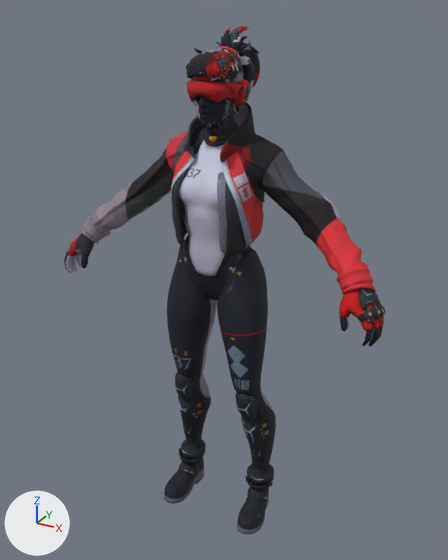
What one commit did to the glTF model assets/imported/f_versa_a.glb.
Both versions are drawn from a camera (50 mm lens) standing at (0.996, -1.792, 1.903) and looking at (-0.006, 0.03, 0.992). Lighting does not change. The marker at lower left points along +X, +Y and +Z. The older version comes first. Where no turn or scale is listed for an object, it has been applied to the vertices. Vertices at exactly the same position are counted once.

The scene before the commit, as lines of its bpy script (objects in view):
```python
me_f_med_cyber_scavenger_lod0_md = bpy.data.meshes.new('F_MED_Cyber_Scavenger_LOD0.md')
me_f_med_cyber_scavenger_lod0_md.from_pydata(...)  # 17777 vertices, 35148 faces; spans x -0.61..0.61, y -0.13..0.2, z 0.0..1.85
me_f_med_cyber_scavenger_lod0_md.materials.append(mat_f_med_cyber_scavenger_body_portable_0)
me_f_med_cyber_scavenger_lod0_md_001 = bpy.data.meshes.new('F_MED_Cyber_Scavenger_LOD0.md.001')
me_f_med_cyber_scavenger_lod0_md_001.from_pydata(...)  # 836 vertices, 1668 faces; spans x -0.099..0.099, y -0.093..0.065, z 1.616..1.701
me_f_med_cyber_scavenger_lod0_md_001.materials.append(mat_f_med_cyber_scavenger_faceacc_portable_0)
ob_f_med_cyber_scavenger_lod0_mo = bpy.data.objects.new('F_MED_Cyber_Scavenger_LOD0.mo', me_f_med_cyber_scavenger_lod0_md)
ob_f_med_cyber_scavenger_lod0_mo.location = (-0.001, -0.036, 0.001)
ob_f_med_cyber_scavenger_lod0_mo_001 = bpy.data.objects.new('F_MED_Cyber_Scavenger_LOD0.mo.001', me_f_med_cyber_scavenger_lod0_md_001)
ob_f_med_cyber_scavenger_lod0_mo_001.location = (-0.001, -0.036, 0.001)
```
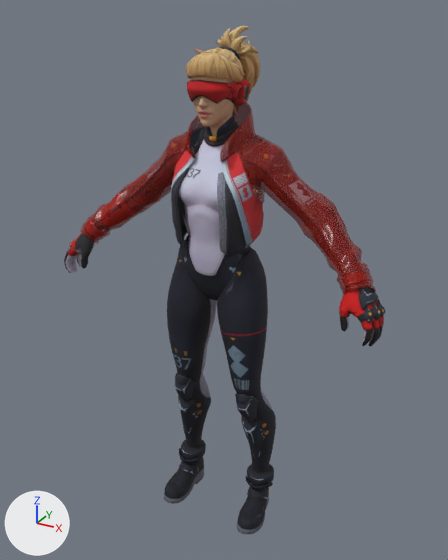
Diff of the bpy script that builds the scene:
```diff
--- a/assets/imported/f_versa_a.glb.py
+++ b/assets/imported/f_versa_a.glb.py
@@ img_runtime_t_f_med_sheath_alter_ego_m_head_n_png_gl @@
+img_runtime_t_f_med_sheath_alter_ego_m_head_n_png_gl = load_image('runtime_T_F_MED_Sheath_Alter_Ego_M_head_N_png_gl', '_unpacked/runtime_T_F_MED_Sheath_Alter_Ego_M_head_N_png_gl', 768, 768, 'Non-Color')
@@ img_runtime_t_f_med_sheath_alter_ego_m_head_d_png @@
+img_runtime_t_f_med_sheath_alter_ego_m_head_d_png = load_image('runtime_T_F_MED_Sheath_Alter_Ego_M_head_D_png', '_unpacked/runtime_T_F_MED_Sheath_Alter_Ego_M_head_D_png', 1024, 1024, 'sRGB')
@@ img_runtime_t_f_med_cyber_scavenger_body_n_png_gl @@
+img_runtime_t_f_med_cyber_scavenger_body_n_png_gl = load_image('runtime_T_F_MED_Cyber_Scavenger_Body_N_png_gl', '_unpacked/runtime_T_F_MED_Cyber_Scavenger_Body_N_png_gl', 768, 768, 'Non-Color')
@@ mat_f_med_commando_head_sheath_alter_ego_portable_0 @@
+mat_f_med_commando_head_sheath_alter_ego_portable_0 = bpy.data.materials.new('F_MED_Commando_Head_Sheath_Alter_Ego_portable_0')
+# uses the picture img_runtime_t_f_med_sheath_alter_ego_m_head_d_png
+# uses the picture img_runtime_t_f_med_sheath_alter_ego_m_head_n_png_gl
@@ mat_f_med_fishbowl_glass_inst_portable_0 @@
+mat_f_med_fishbowl_glass_inst_portable_0 = bpy.data.materials.new('F_MED_Fishbowl_Glass_Inst_portable_0')
+# colours: red #961800, mixed with the vertex colours
+# uses the picture img_runtime_t_f_med_cyber_scavenger_body_n_png_gl
@@ me_f_med_cyber_scavenger_lod0_md @@
 me_f_med_cyber_scavenger_lod0_md.from_pydata(...)  # 17777 vertices, 35148 faces; spans x -0.61..0.61, y -0.13..0.2, z 0.0..1.85
 # used by ob_f_med_cyber_scavenger_lod0_mo; location = (-0.001, -0.036, 0.001)
+# me_f_med_cyber_scavenger_lod0_md part 1: 7291 faces spanning x -0.57..0.57, y -0.09..0.15, z 1.07..1.62 switch from mat_f_med_cyber_scavenger_body_portable_0 to mat_f_med_fishbowl_glass_inst_portable_0
+# me_f_med_cyber_scavenger_lod0_md part 2: 5919 faces spanning x -0.08..0.08, y -0.09..0.1, z 1.45..1.77 switch from mat_f_med_cyber_scavenger_body_portable_0 to mat_f_med_commando_head_sheath_alter_ego_portable_0
+# me_f_med_cyber_scavenger_lod0_md part 3: 3487 faces spanning x -0.09..0.09, y -0.1..0.2, z 1.56..1.85 switch from mat_f_med_cyber_scavenger_body_portable_0 to mat_f_med_cyber_scavenger_faceacc_portable_0
```

Location of each change, [x1, y1, x2, y2] in pixels of the pictures (448 x 560 px):
part 1 of me_f_med_cyber_scavenger_lod0_md, recoloured: [81, 102, 376, 295] in both
part 2 of me_f_med_cyber_scavenger_lod0_md, recoloured (black to brown): [191, 76, 234, 136] in both
part 3 of me_f_med_cyber_scavenger_lod0_md, recoloured (lighter): [186, 26, 260, 117] in both
